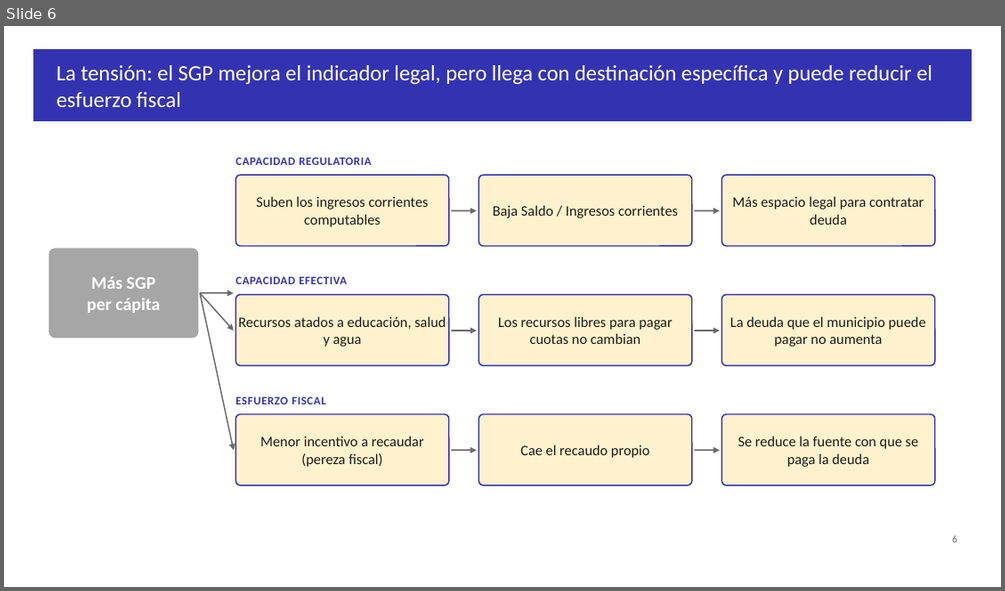
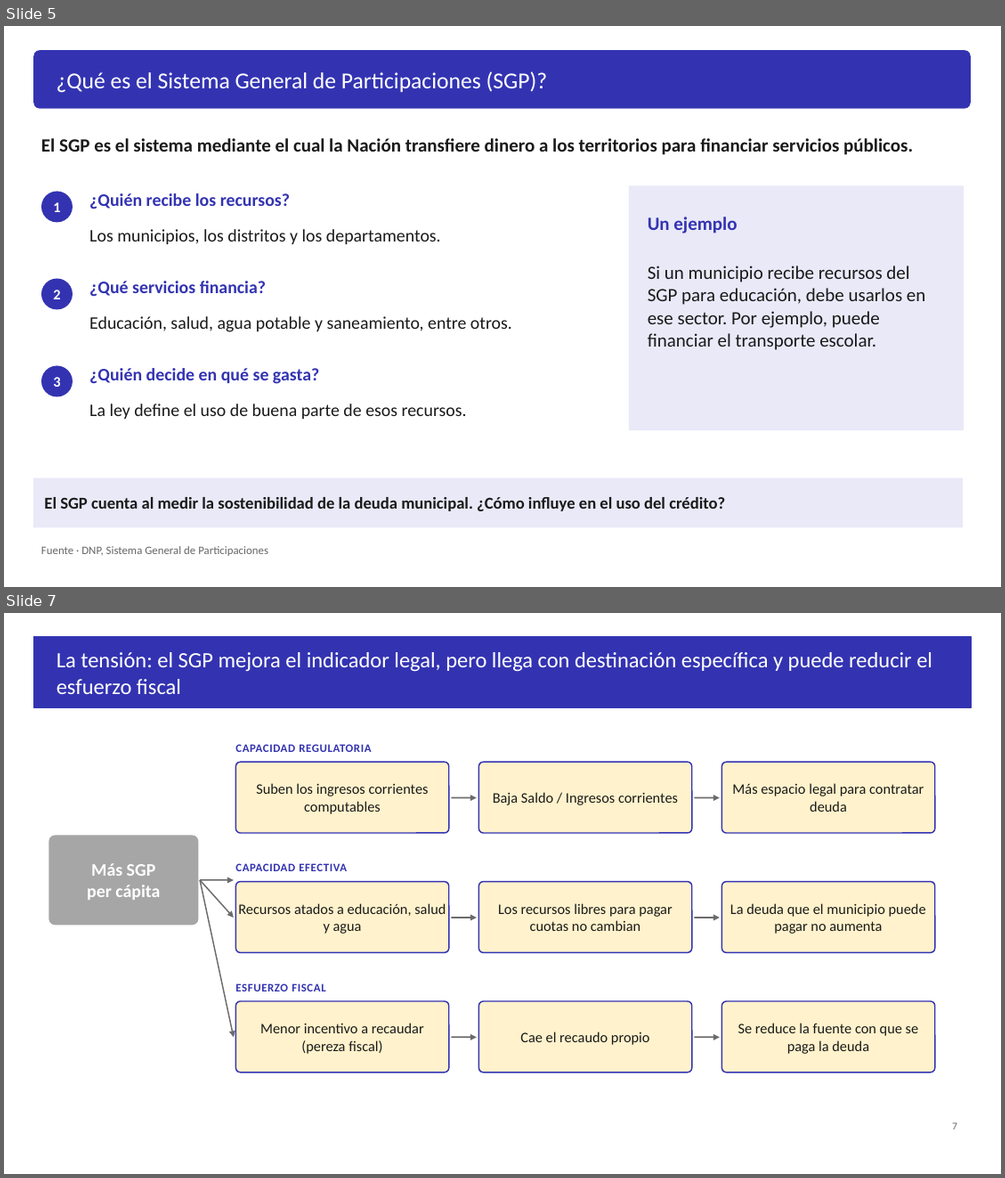
Before and after one commit to Laurarivera34/TESIS_MECA, a slide deck: docs/slides/profesores/Presentacion_LauraRivera_publico_general (1).pptx. Shown one above the other, each under a label of ours: slide 6 before the commit, slides 5 and 7 after it; the slides between them are not shown. The pictures are 1005x591 and 1005x1178 pixels, drawn with LibreOffice and Linux fonts; fonts in the diff are those of the drawing. Boxes give left, top, right and bottom in pixels: in the first picture for what was removed or moved away, otherwise in the second. Text is boxed around its words. In the diff, an @@ line names an element or a change of style, - is before the commit and + after.

```diff
--- a/docs/slides/profesores/Presentacion_LauraRivera_publico_general (1).pptx
+++ b/docs/slides/profesores/Presentacion_LauraRivera_publico_general (1).pptx
@@ slide 5 added at <box>4,26,1001,587</box>, background #FFFFFF @@
@@ rounded rectangle added at <box>34,50,971,108</box>, fill #3333B2 @@
@@ text added at <box>57,71,548,93</box>, 22 pt, text #FFFFFF @@
+¿Qué es el Sistema General de Participaciones (SGP)?
@@ text added at <box>41,138,913,155</box>, 18 pt, text #1A1A1A, bold @@
+El SGP es el sistema mediante el cual la Nación transfiere dinero a los territorios para financiar servicios públicos.
@@ ellipse added at <box>41,192,73,223</box>, fill #3333B2, 14 pt, text #FFFFFF, bold @@
+1
@@ text added at <box>89,193,290,209</box>, 17 pt, text #3333B2, bold @@
+¿Quién recibe los recursos?
@@ rectangle added at <box>629,186,963,431</box>, fill #E9E9F8 @@
@@ text added at <box>89,229,441,245</box>, 17 pt, text #1A1A1A @@
+Los municipios, los distritos y los departamentos.
@@ text added at <box>647,216,736,233</box>, 18 pt, text #3333B2, bold @@
+Un ejemplo
@@ text added at <box>647,265,925,350</box>, 18 pt, text #1A1A1A @@
+Si un municipio recibe recursos del SGP para educación, debe usarlos en ese sector. Por ejemplo, puede financiar el transporte escolar.
@@ ellipse added at <box>41,279,73,310</box>, fill #3333B2, 14 pt, text #FFFFFF, bold @@
+2
@@ text added at <box>89,281,266,297</box>, 17 pt, text #3333B2, bold @@
+¿Qué servicios financia?
@@ text added at <box>89,316,512,332</box>, 17 pt, text #1A1A1A @@
+Educación, salud, agua potable y saneamiento, entre otros.
@@ ellipse added at <box>41,365,73,397</box>, fill #3333B2, 14 pt, text #FFFFFF, bold @@
+3
@@ text added at <box>89,368,319,384</box>, 17 pt, text #3333B2, bold @@
+¿Quién decide en qué se gasta?
@@ text added at <box>89,403,467,419</box>, 17 pt, text #1A1A1A @@
+La ley define el uso de buena parte de esos recursos.
@@ rectangle added at <box>34,477,963,528</box>, fill #E9E9F8 @@
@@ text added at <box>44,497,725,511</box>, 16 pt, text #1A1A1A, bold @@
+El SGP cuenta al medir la sostenibilidad de la deuda municipal. ¿Cómo influye en el uso del crédito?
@@ text added at <box>41,546,268,556</box>, 11 pt, text #666666 @@
+Fuente · DNP, Sistema General de Participaciones
@@ what was slide 6 is now slide 7 @@
@@ page number at <box>952,1122,957,1129</box>: text changed @@
-6
+7
```
Also in this commit, not shown: 14 slides changed, 5 slides removed, 4 other files.
